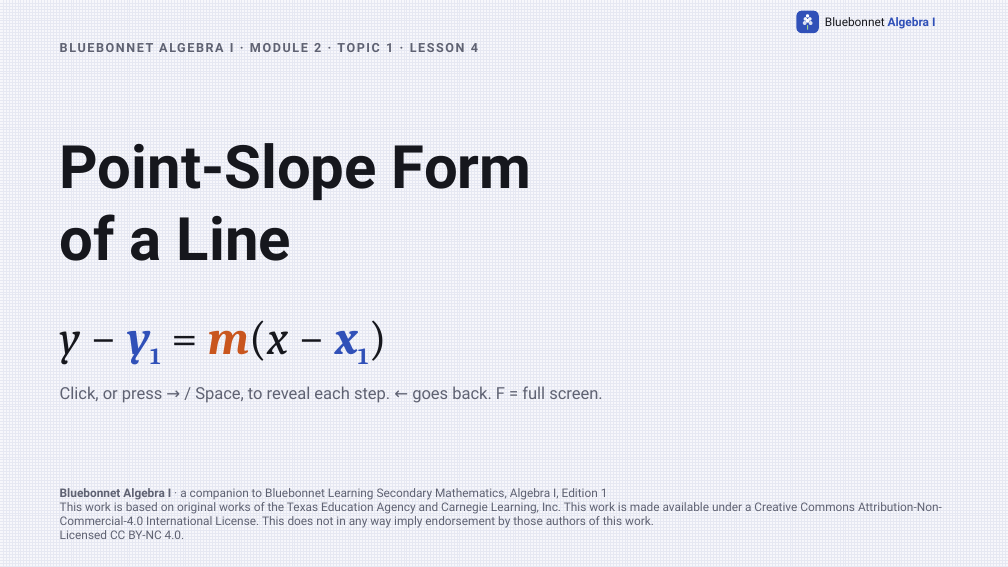
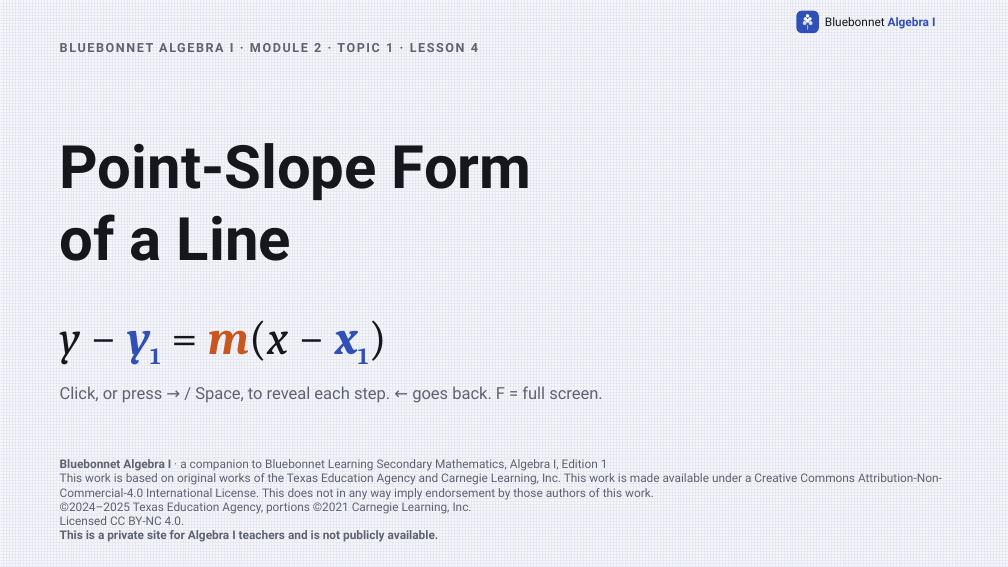
Before and after one commit to Apolloat2022/Algebra1M2U1L4, a slide deck: slide 1 of point-slope-form-lesson4.pptx. Drawn at 1008x567 pixels with LibreOffice and Linux fonts; fonts in the diff are those of the drawing. Boxes give left, top, right and bottom in pixels: in the first picture for what was removed or moved away, otherwise in the second. Text is boxed around its words. In the diff, an @@ line names an element or a change of style, - is before the commit and + after.

```diff
--- a/point-slope-form-lesson4.pptx
+++ b/point-slope-form-lesson4.pptx
@@ text at bbox=[60, 458, 942, 542]: text changed @@
-Bluebonnet Algebra I · a companion to Bluebonnet Learning Secondary Mathematics, Algebra I, Edition 1
-This work is based on original works of the Texas Education Agency and Carnegie Learning, Inc. This work is made available under a Creative Commons Attribution-Non-Commercial-4.0 International License. This does not in any way imply endorsement by those authors of this work.
-Licensed CC BY-NC 4.0.
+Bluebonnet Algebra I · a companion to Bluebonnet Learning Secondary Mathematics, Algebra I, Edition 1
+This work is based on original works of the Texas Education Agency and Carnegie Learning, Inc. This work is made available under a Creative Commons Attribution-Non-Commercial-4.0 International License. This does not in any way imply endorsement by those authors of this work.
+©2024–2025 Texas Education Agency, portions ©2021 Carnegie Learning, Inc.
+Licensed CC BY-NC 4.0.
+This is a private site for Algebra I teachers and is not publicly available.
```
Also in this commit, not shown: 1 other file.
